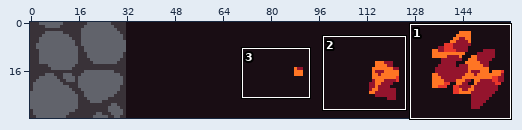
Edited in one commit: sprite sheet (source/SpaceMarine/Content/Images/Tileset.png). The first picture is a wide view before the edit; the outline marks the close-up.
Close-up. The starting point:
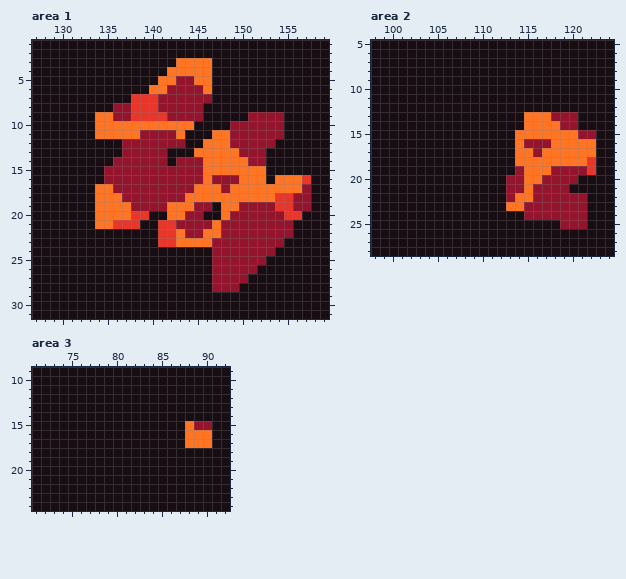
The file is 160x32 pixels. Colours within 5 levels of each other are drawn and written as one. Shown: area 1: x 127..159, y 1..31; area 2: x 98..124, y 5..28; area 3: x 71..92, y 9..24.
After the commit:
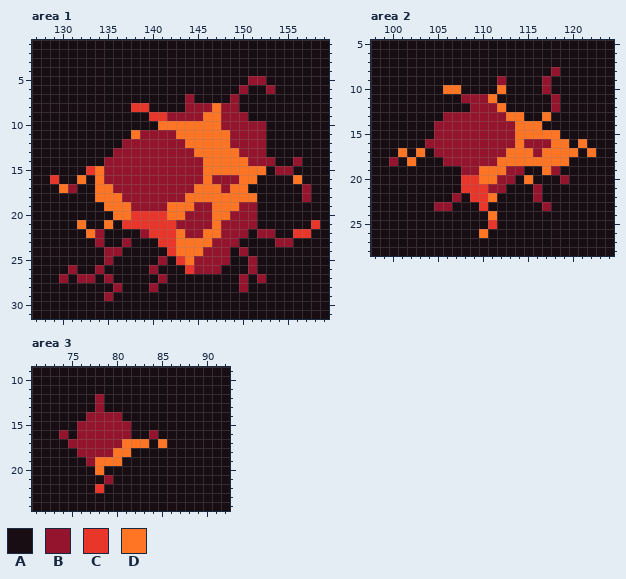
Palette (. is transparent): A #190d14  B #94142d  C #e9362b  D #ff7524
Changes in this commit:
--- area 1
@@ x 127..159 @@
  2 AAAAAAAAAAAAAAAAAAAAAAAAAAAAAAAAA
- 3 AAAAAAAAAAAAAAAADDDDAAAAAAAAAAAAA
- 4 AAAAAAAAAAAAAAADDDDDAAAAAAAAAAAAA
- 5 AAAAAAAAAAAAAADDBBDDAAAAAAAAAAAAA
- 6 AAAAAAAAAAAAADDBBBBDAAAAAAAAAAAAA
- 7 AAAAAAAAAAACCCBBBBBBAAAAAAAAAAAAA
- 8 AAAAAAAAABBCCCBBBBBAAAAAAAAAAAAAA
- 9 AAAAAAADDBBCCCCBBBBAAAAABBBBAAAAA
-10 AAAAAAADDDDDDDDDDDAAAABBBBBBAAAAA
-11 AAAAAAADDDDDBBBBDAAADDBBBBBBAAAAA
-12 AAAAAAAAAABBBBBBBAADDDBBBBBAAAAAA
-13 AAAAAAAAAABBBBBAAADDDDDBBBAAAAAAA
-14 AAAAAAAAABBBBBBABBBDDDDDBBAAAAAAA
-15 AAAAAAAABBBBBBBBBBBDDDDDDDAAAAAAA
-16 AAAAAAAABBBBBBBBBBBDBBBDDDADDDCAA
-17 AAAAAAADDBBBBBBBBBDDDBDDDDDDDDBAA
-18 AAAAAAADDDBBBBBBBDDDDDDDDDDCCBBAA
-19 AAAAAAADDDDBBBBDDDBBADDBBBBCCBBAA
-20 AAAAAAADDDDCCAADDBBAADBBBBBBCCAAA
-21 AAAAAAADDCCCAACCBBBBDBBBBBBBBAAAA
-22 AAAAAAAAAAAAAACCDBBDDBBBBBBBBAAAA
-23 AAAAAAAAAAAAAACCDDDDBBBBBBBBAAAAA
-24 AAAAAAAAAAAAAAAAAAAABBBBBBBAAAAAA
-25 AAAAAAAAAAAAAAAAAAAABBBBBBAAAAAAA
-26 AAAAAAAAAAAAAAAAAAAABBBBBAAAAAAAA
-27 AAAAAAAAAAAAAAAAAAAABBBBAAAAAAAAA
-28 AAAAAAAAAAAAAAAAAAAABBBAAAAAAAAAA
-29 AAAAAAAAAAAAAAAAAAAAAAAAAAAAAAAAA
+ 3 AAAAAAAAAAAAAAAAAAAAAAAAAAAAAAAAA
+ 4 AAAAAAAAAAAAAAAAAAAAAAAAAAAAAAAAA
+ 5 AAAAAAAAAAAAAAAAAAAAAAAABBAAAAAAA
+ 6 AAAAAAAAAAAAAAAAAAAAAAABAABAAAAAA
+ 7 AAAAAAAAAAAAAAAAABAAAABAAAAAAAAAA
+ 8 AAAAAAAAAAACCAAAABBBDBBAAAAAAAAAA
+ 9 AAAAAAAAAAAAACCBBBBDDBBBAAAAAAAAA
+10 AAAAAAAAAAAAAADDDDDDDBBBBBAAAAAAA
+11 AAAAAAAAAAADBBBBDDDDDDBBBBAAAAAAA
+12 AAAAAAAAAABBBBBBBDDDDDBBBBAAAAAAA
+13 AAAAAAAAABBBBBBBBBDDDDDBBBAAAAAAA
+14 AAAAAAAABBBBBBBBBBBDDDDDBBBAABAAA
+15 AAAAAACDBBBBBBBBBBBDDDDDDDABBAAAA
+16 AACAADADBBBBBBBBBBBDBBBDDAAAADAAA
+17 AAADBAADDBBBBBBBBBDDDBDDAAAAAABAA
+18 AAAAAAADDDBBBBBBBDDDDDDDDAAAAABAA
+19 AAAAAAAADDDBBBBDDDBBDDDBBAAAAAAAA
+20 AAAAAAAAADDCCCCDDBBBDDBBBAAAAAAAA
+21 AAAAADAADACCCCCCBBBBDBBBBAAAAAACA
+22 AAAAAADBAAAABCCCDBBDDBBBABBAACCAA
+23 AAAAAAABAABAAACCDDDDBBBAAAABBAAAA
+24 AAAAAAAABBAAAAACDDDBBBABAAAAAAAAA
+25 AAAAAAAABAAAAABACDBBBBAABAAAAAAAA
+26 AAAABAABAAAAABAAACBBBAAABAAAAAAAA
+27 AAABABBABAAAAABAAAAAAAABABAAAAAAA
+28 AAAAAAAAABAAABAAAAAAAAABAAAAAAAAA
+29 AAAAAAAABAAAAAAAAAAAAAAAAAAAAAAAA
 30 AAAAAAAAAAAAAAAAAAAAAAAAAAAAAAAAA
--- area 2
@@ x 98..124 @@
  7 AAAAAAAAAAAAAAAAAAAAAAAAAAA
- 8 AAAAAAAAAAAAAAAAAAAAAAAAAAA
- 9 AAAAAAAAAAAAAAAAAAAAAAAAAAA
-10 AAAAAAAAAAAAAAAAAAAAAAAAAAA
-11 AAAAAAAAAAAAAAAAAAAAAAAAAAA
-12 AAAAAAAAAAAAAAAAAAAAAAAAAAA
-13 AAAAAAAAAAAAAAAAADDDBBBAAAA
-14 AAAAAAAAAAAAAAAAADDDDBBAAAA
-15 AAAAAAAAAAAAAAAADDDDDDDBBAA
-16 AAAAAAAAAAAAAAAADBBBDDDDDAA
-17 AAAAAAAAAAAAAAAADDBDDDDDDAA
-18 AAAAAAAAAAAAAAAADDDDDDDDCAA
-19 AAAAAAAAAAAAAAAABDDDBBBBCAA
-20 AAAAAAAAAAAAAAABBDDBBBBAAAA
-21 AAAAAAAAAAAAAAABBDBBBBAAAAA
-22 AAAAAAAAAAAAAAABDDBBBBBBAAA
-23 AAAAAAAAAAAAAAADDBBBBBBBAAA
-24 AAAAAAAAAAAAAAAAABBBBBBBAAA
-25 AAAAAAAAAAAAAAAAAAAAABBBAAA
-26 AAAAAAAAAAAAAAAAAAAAAAAAAAA
+ 8 AAAAAAAAAAAAAAAAAAAABAAAAAA
+ 9 AAAAAAAAAAAAAABAAAABAAAAAAA
+10 AAAAAAAADDAAAADAAAABAAAAAAA
+11 AAAAAAAAAABBBDAAAAAABAAAAAA
+12 AAAAAAAAAAABBBDAAAAABAAAAAA
+13 AAAAAAAABBBBBBBDDAADAAAAAAA
+14 AAAAAAABBBBBBBBBDDDAAAAAAAA
+15 AAAAAAABBBBBBBBBDDDDDAAAAAA
+16 AAAAAABBBBBBBBBBDBBBDDADAAA
+17 AAADADABBBBBBBBDDDBDDDDADAA
+18 AABADAAABBBBBBDDDDDDDDAAAAA
+19 AAAAAAAAAABBDDDBBAADBAAAAAA
+20 AAAAAAAAAACCDDBBADAAABAAAAA
+21 AAAAAAAAAACCCBBAAABAAAAAAAA
+22 AAAAAAAAABACCDAAAABAAAAAAAA
+23 AAAAAAABBAAACAAAAAABAAAAAAA
+24 AAAAAAAAAAAAADAAAAAAAAAAAAA
+25 AAAAAAAAAAAAACAAAAAAAAAAAAA
+26 AAAAAAAAAAAADAAAAAAAAAAAAAA
 27 AAAAAAAAAAAAAAAAAAAAAAAAAAA
--- area 3
@@ x 71..92 @@
 11 AAAAAAAAAAAAAAAAAAAAAA
-12 AAAAAAAAAAAAAAAAAAAAAA
-13 AAAAAAAAAAAAAAAAAAAAAA
-14 AAAAAAAAAAAAAAAAAAAAAA
-15 AAAAAAAAAAAAAAAAADBBAA
-16 AAAAAAAAAAAAAAAAADDDAA
-17 AAAAAAAAAAAAAAAAADDDAA
-18 AAAAAAAAAAAAAAAAAAAAAA
-19 AAAAAAAAAAAAAAAAAAAAAA
-20 AAAAAAAAAAAAAAAAAAAAAA
-21 AAAAAAAAAAAAAAAAAAAAAA
-22 AAAAAAAAAAAAAAAAAAAAAA
+12 AAAAAAABAAAAAAAAAAAAAA
+13 AAAAAAABAAAAAAAAAAAAAA
+14 AAAAAABBBBAAAAAAAAAAAA
+15 AAAAABBBBBBAAAAAAAAAAA
+16 AAABABBBBBBAABAAAAAAAA
+17 AAAABBBBBBDDDADAAAAAAA
+18 AAAAABBBBDDAAAAAAAAAAA
+19 AAAAAABDDDAAAAAAAAAAAA
+20 AAAAAAADAAAAAAAAAAAAAA
+21 AAAAAAAABAAAAAAAAAAAAA
+22 AAAAAAACAAAAAAAAAAAAAA
 23 AAAAAAAAAAAAAAAAAAAAAA
Changed places in both close-ups, as pixel boxes (x1, y1, x2, y2):
changed: (50, 58, 320, 301)
changed: (389, 67, 596, 238)
changed: (59, 394, 212, 493)
